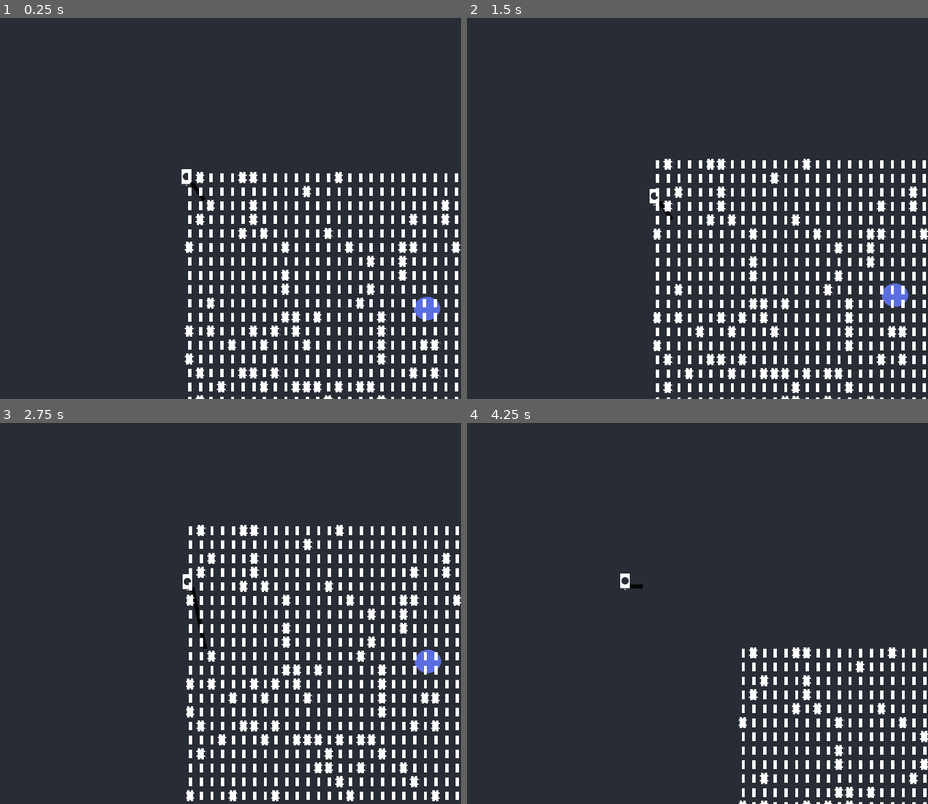
Above: before the commit, frames 1-4 (two rows, left to right).
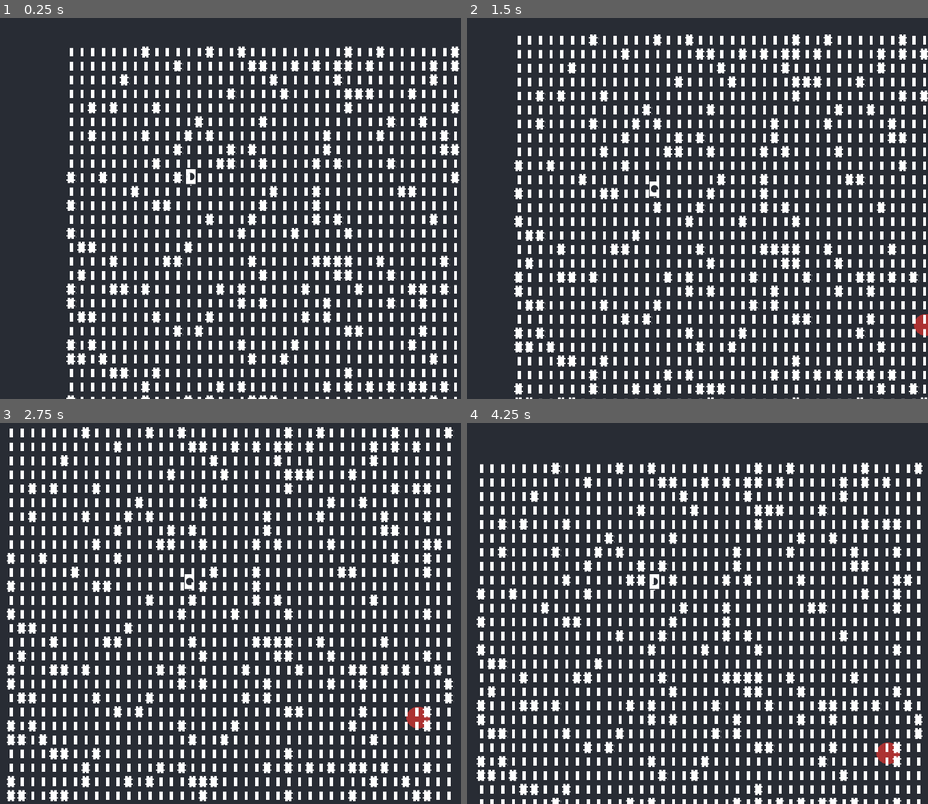
Above: after the commit, the same moments.

Repository: grantlouisherman/TransMigration
Game: Godot game, scene res://scene/main/main_scene.tscn
Same seed, same stepped clock (60 frames per second), same inputs: the game is played once before the commit and once after it.
Inputs:
- Up to frame 1 (0.25 s): no input
- Up to frame 2 (1.5 s): tap Enter at 0.5 s; hold D (move_right) 0.53-1.28 s; hold S (move_down) from 1.28 s (still down)
- Up to frame 3 (2.75 s): release S (move_down) at 2.03 s; hold D (move_right) from 2.03 s (still down)
- Up to frame 4 (4.25 s): release D (move_right) at 2.78 s; hold W (move_up) 2.78-3.53 s; hold A (move_left) from 3.53 s (still down)

The runs differ from the first frame. In frame 1, 18% of the frame differs, in the area x 14-100%, y 7-100%; in frame 2, 19%; in frame 3, 27%, in the area x 1-100%, y 1-100%; in frame 4, 25%.

Commit message:
one point, it moves, enemies spawn

Diff:
--- /dev/null
+++ b/mini_map.tscn
@@ -0,0 +1,30 @@
+[gd_scene load_steps=4 format=3 uid="uid://c4sdrgjlqomnj"]
+
+[sub_resource type="CanvasItemMaterial" id="CanvasItemMaterial_o6ngo"]
+
+[sub_resource type="FontFile" id="FontFile_fcxio"]
+cache/0/16/0/ascent = 0.0
+cache/0/16/0/descent = 0.0
+cache/0/16/0/underline_position = 0.0
+cache/0/16/0/underline_thickness = 0.0
+cache/0/16/0/scale = 1.0
+
+[sub_resource type="Theme" id="Theme_24owy"]
+default_font = SubResource("FontFile_fcxio")
+
+[node name="CanvasNode" type="CanvasLayer"]
+
+[node name="SubViewportContainer" type="SubViewportContainer" parent="."]
+material = SubResource("CanvasItemMaterial_o6ngo")
+anchors_preset = 1
+anchor_left = 1.0
+anchor_right = 1.0
+offset_left = -512.0
+offset_bottom = 512.0
+grow_horizontal = 0
+scale = Vector2(0.400708, 0.0617615)
+theme = SubResource("Theme_24owy")
+
+[node name="SubViewport" type="SubViewport" parent="SubViewportContainer"]
+handle_input_locally = false
+render_target_update_mode = 4
--- a/scene/main/main_scene.tscn
+++ b/scene/main/main_scene.tscn
@@ -1,10 +1,11 @@
-[gd_scene load_steps=4 format=3 uid="uid://bxex6ljv1ufox"]
+[gd_scene load_steps=5 format=3 uid="uid://bxex6ljv1ufox"]
 
 [ext_resource type="Script" path="res://scene/main/scripts/InitWorld.gd" id="1_cu24e"]
 [ext_resource type="Script" path="res://scene/main/scripts/main_scene.gd" id="1_lr2yx"]
+[ext_resource type="PackedScene" uid="uid://c4sdrgjlqomnj" path="res://mini_map.tscn" id="3_gbuya"]
 
 [sub_resource type="NavigationPolygon" id="NavigationPolygon_67fwn"]
-vertices = PackedVector2Array(13420.8, 6276.97, 29.9688, 6247.02, 12.0234, 11.9531, 13270.2, -45.9531)
+vertices = PackedVector2Array(10193.2, 1493.26, 13412.2, 6276.95, 29.9688, 6247.02, 12.0313, 13.5625)
 polygons = Array[PackedInt32Array]([PackedInt32Array(0, 1, 2, 3)])
 outlines = Array[PackedVector2Array]([PackedVector2Array(2, 2, 13280, -56, 13431, 6287, 20, 6257)])
 
@@ -24,4 +25,7 @@
 fit_content = true
 
 [node name="NavigationRegion2D" type="NavigationRegion2D" parent="."]
+scale = Vector2(8.32, 1)
 navigation_polygon = SubResource("NavigationPolygon_67fwn")
+
+[node name="CanvasNode" parent="." instance=ExtResource("3_gbuya")]
--- a/scene/main/player/player.gd
+++ b/scene/main/player/player.gd
@@ -15,7 +15,8 @@
 @onready var path_line: Line2D = $Line2D
 
 func _ready() -> void:
-	agent.set_target_position(Global.point_b_position)
+	print("POINT A POS", Global.point_a_position)
+	agent.set_target_position(Global.point_a_position)
 
 func _unhandled_input(event: InputEvent) -> void:
 	if event is InputEventKey:
@@ -54,8 +55,8 @@
 
 	# Get current path from NavigationAgent2D
 	var path = agent.get_current_navigation_path()
-	print(agent.distance_to_target())
-	print(agent.get_current_navigation_path())
+	#print(agent.distance_to_target())
+	#print(agent.get_current_navigation_path())
 	# Draw the path with Line2D
 	if path.size() > 0:
 		path_line.points = path
--- a/scene/main/scripts/InitWorld.gd
+++ b/scene/main/scripts/InitWorld.gd
@@ -13,7 +13,7 @@
 var ArrowX = preload("res://sprites/arrow_x.tscn")
 var ArrowY = preload("res://sprites/arrow_y.tscn")
 var PointA = preload("res://scene/points/point_a.tscn")
-var PointB = preload("res://scene/points/point_b.tscn")
+#var PointB = preload("res://scene/points/point_b.tscn")
 var Boundary = preload("res://scene/main/boundaries/Boundary.tscn")
 var VerticalBoundary = preload("res://scene/main/boundaries/Boundary_vertical.tscn")
 # Called when the node enters the scene tree for the first time.
@@ -30,15 +30,15 @@
 	var viewport_height = viewport_size.y /2
 	print("WIDTH: ", viewport_width,"  Height: ",  viewport_height)
 	# Player Spawn
-	_create_spawn_point(viewport_width *.25, viewport_height *.25, Player)
+	_create_spawn_point(DungeonSize.MAX_X, DungeonSize.MAX_Y, Player)
 
 	# Point A + B Spawn
-	_create_spawn_point(viewport_width, viewport_height * .25, PointA, true)
-	_create_spawn_point(viewport_width, viewport_height * .25, PointB, true)
+	_create_spawn_point(DungeonSize.MAX_X, DungeonSize.MAX_Y, PointA, true)
+	#_create_spawn_point(viewport_width, viewport_height * .25, PointB, true)
 
 	# Create Dungeon Floor && Walls
-	_create_dungeon(viewport_width/2, viewport_height/2, Floor, GroupName.DUNGEON, false)
-	_create_dungeon(viewport_width/2, viewport_height/2, Wall, GroupName.DUNGEON, true)
+	_create_dungeon(DungeonSize.MAX_X*2, DungeonSize.MAX_Y*2, Floor, GroupName.DUNGEON, false)
+	_create_dungeon(DungeonSize.MAX_X*2, DungeonSize.MAX_Y*2, Wall, GroupName.DUNGEON, true)
 
 	# Create Boundaries
 	#_create_boundary(0,0, Boundary)
@@ -59,13 +59,11 @@
 
 
 func _create_spawn_point(max_x: int, max_y: int, prefab: PackedScene, set_global = false):
-		var rand_x = 0
-		var rand_y = 0
+		var rand_x = randi_range(0, max_x)
+		var rand_y = randi_range(0, max_y)
 		if set_global:
 			if prefab == PointA:
 				Global.point_a_position = Vector2(rand_x, rand_y)
-			else:
-				Global.point_b_position = Vector2(rand_x, rand_y)
 		print("spawn x   :", rand_x, " spawn y  ", rand_y)
 		spawn_point_x = rand_x
 		spawn_pont_y = rand_y
@@ -96,13 +94,10 @@
 		else:
 			_create_sprite(prefab, group, xPos, yPos, 1, 1)
 		xPos+=1
-		if xPos == spawn_point_x:
-			xPos+=1
 		if xPos >= width:
 			xPos = 0
 			yPos+=1
-			if yPos == spawn_pont_y:
-				yPos+=1
+
 
 func _create_dungeon_walls():
 	#if last_wall_location == null:
--- a/scene/main/scripts/main_scene.gd
+++ b/scene/main/scripts/main_scene.gd
@@ -1,24 +1,48 @@
 extends Node2D
 signal move_walls
 var InputName = preload("res://library/InputName.gd").new()
-
+var DungeonCoords = preload("res://library/DungeonSize.gd").new()
+var Dwarves = preload("res://sprites/dwarf.tscn")
+var ConvertCoord = preload("res://library/ConvertCoord.gd").new()
+var rng = RandomNumberGenerator.new()
+var p_offset_x = 100
+var p_offset_y = 50
+var mult = 10
 func _ready() -> void:
 	var player = get_tree().get_nodes_in_group("SpawnPoint")[0]
 	player.connect('win_cond', _won)
 	player.connect('red_touched', _red_touched)
-	player.connect('blue_touched', _blue_touched)
+	#player.connect('blue_touched', _blue_touched)
 
-#func _process(delta: float) -> void:
-	#var button_node = get_node("Player")
-	#print(button_node)
+func _create_enemies():
+	for i in range(0, 5):
+		var new_x = rng.randi_range(0, DungeonCoords.MAX_X)
+		var new_y = rng.randi_range(0, DungeonCoords.MAX_Y)
+		_create_sprite(Dwarves, "Enemies", new_x, new_y)
 func _won() -> void:
 	#print("WINNER")
 	move_walls.emit()
 
 func _red_touched():
-	#print("READ")
-	pass
+	randomize()
+	rng = RandomNumberGenerator.new()
+	var node = (get_tree().get_nodes_in_group("SpawnPoint")[1])
+	var new_x = rng.randi_range((DungeonCoords.MAX_X * mult) * -1, DungeonCoords.MAX_X * mult)
+	var new_y = rng.randi_range((DungeonCoords.MAX_Y * mult) * -1, DungeonCoords.MAX_Y * mult)
+	print("NEW X :", new_x, " NEW_Y: ", new_y)
+	var x = node.position.x
+	node.position.x = new_x + p_offset_x
+	node.position.y = new_y + p_offset_y
+	_create_enemies()
 
-func _blue_touched():
-	#print("BLUE")
-	pass
+func _create_sprite(
+	prefab: PackedScene,
+	group: String,
+	x: int,
+	y: int,
+	x_offset: int = 0,
+	y_offset: int = 0):
+	var new_sprite = prefab.instantiate()
+	new_sprite.position = ConvertCoord.index_to_vector(x, y, x_offset, y_offset)
+	new_sprite.add_to_group(group)
+	add_child(new_sprite)
--- a/sprites/player.tscn
+++ b/sprites/player.tscn
@@ -36,4 +36,5 @@
 [node name="NavigationAgent2D" type="NavigationAgent2D" parent="."]
 
 [node name="Line2D" type="Line2D" parent="."]
-default_color = Color(0.0177324, 0.0177324, 0.0177324, 1)
+visible = false
+default_color = Color(0.964706, 0.443137, 0.964706, 1)
